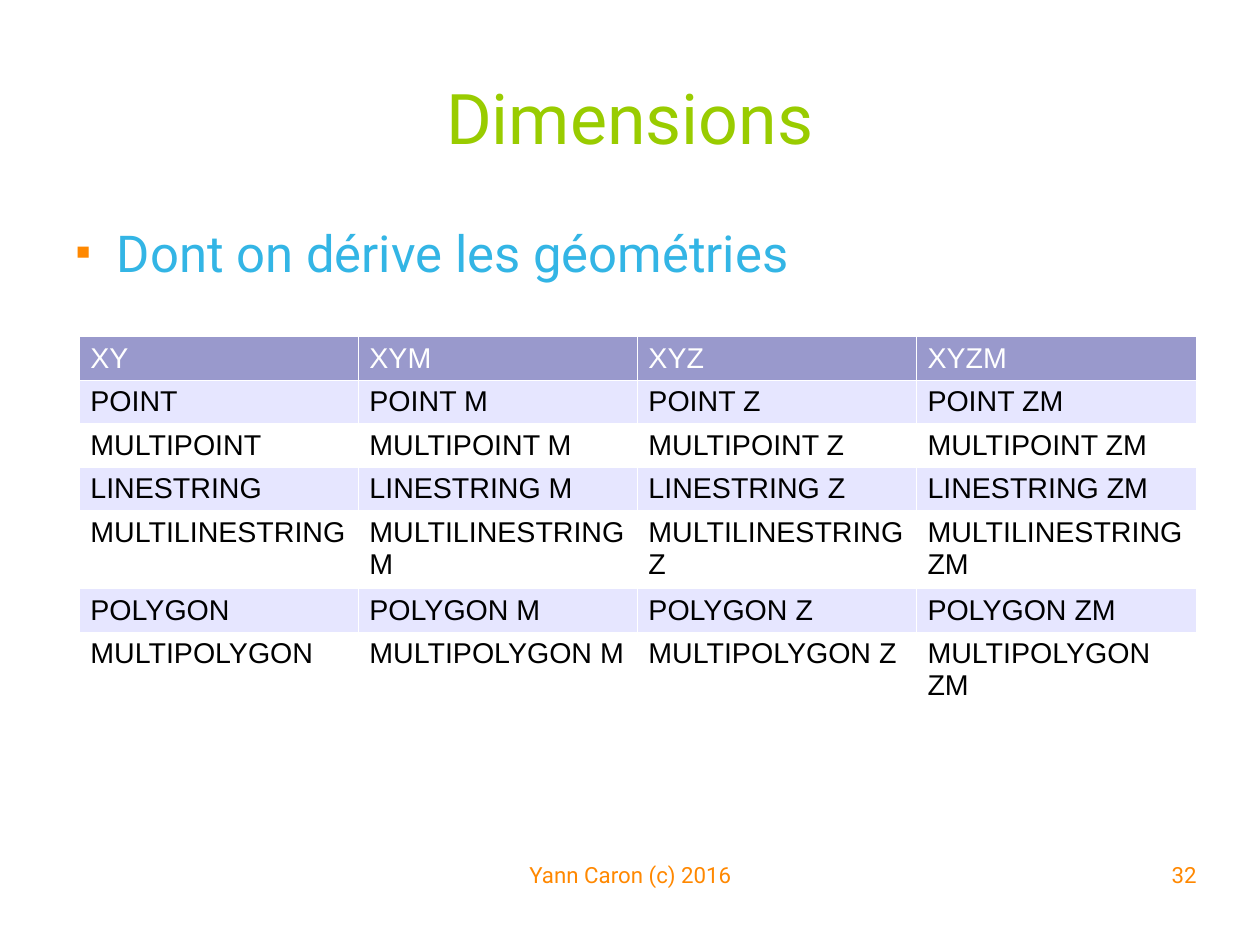
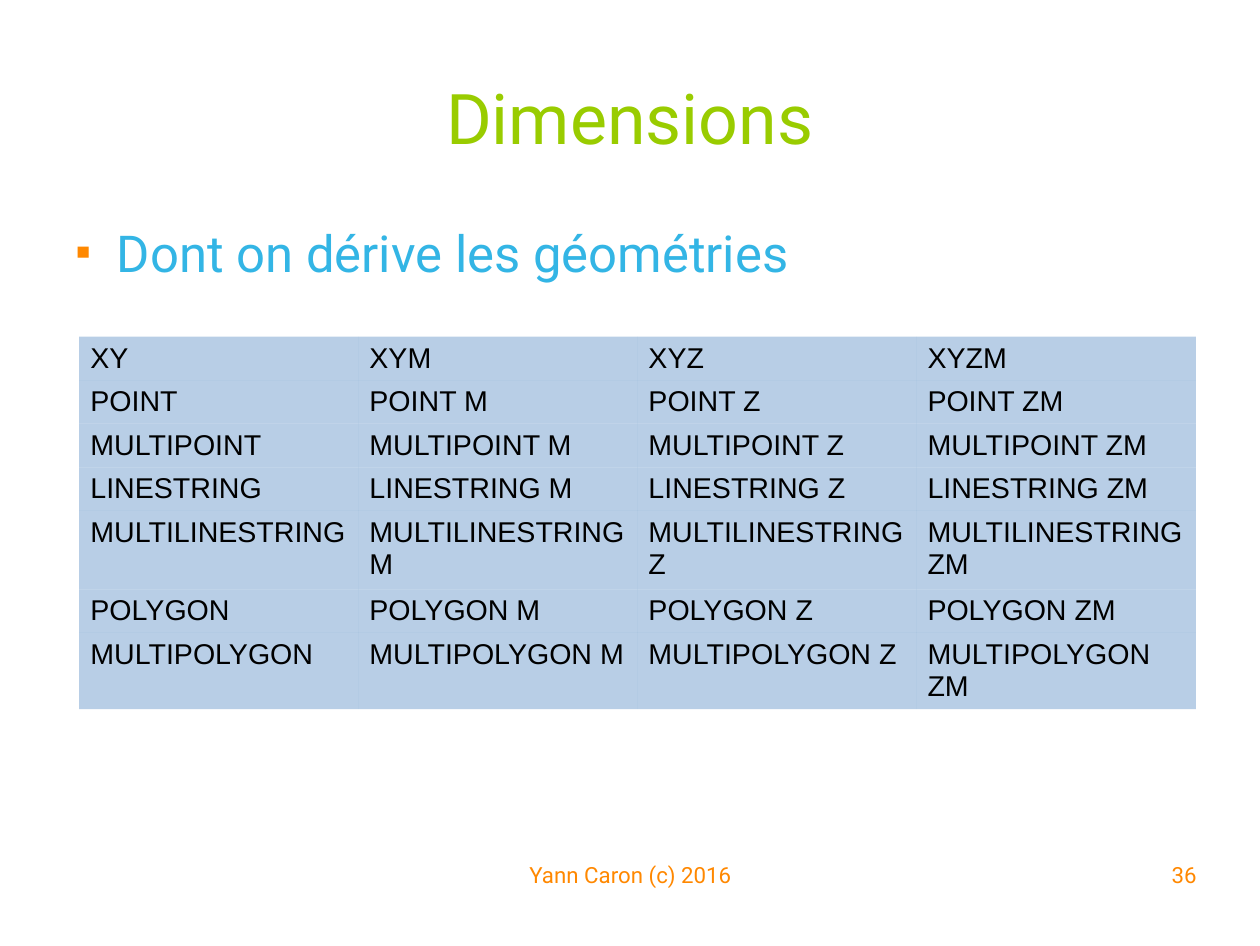
Before and after one commit to YannCaron/Android-ENSG, a slide deck: slide 36 of 10 - Spatialite.odp (slide 32 before the commit). Drawn at 1260x946 pixels with LibreOffice and Linux fonts; fonts in the diff are those of the drawing; background and template pictures are left out. Boxes give left, top, right and bottom in pixels: in the first picture for what was removed or moved away, otherwise in the second. Text is boxed around its words. In the diff, an @@ line names an element or a change of style, - is before the commit and + after.

```diff
--- a/10 - Spatialite.odp
+++ b/10 - Spatialite.odp
@@ table at [79, 336, 1196, 709] @@
@@ fill #9999CC to #729FCF at 50% opacity in row 1 @@
@@ fill #E6E6FF to #729FCF at 50% opacity in 12 cells @@
@@ fill #FFFFFF to #729FCF at 50% opacity in 12 cells @@
@@ text colour #FFFFFF to #000000 in "XY", "XYM", "XYZ", "XYZM" @@
@@ borders changed @@
@@ page number at [1172, 867, 1197, 884]: text changed @@
-32
+36
```
Also in this commit, not shown: 6 other slides changed, 12 slides added, 1 other file.
